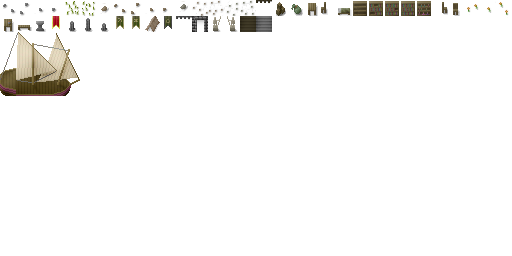
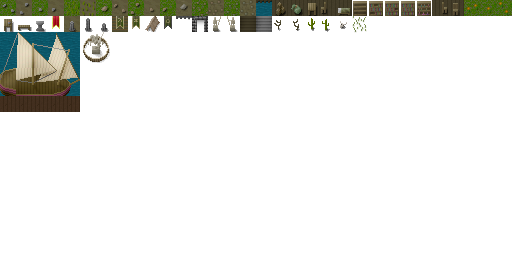
Two versions of the same layered image (w=512, h=256). Layer-by-layer changes:
painted on "shade" over [3, 0, 509, 63]
showed "Background" over [0, 0, 512, 112]
